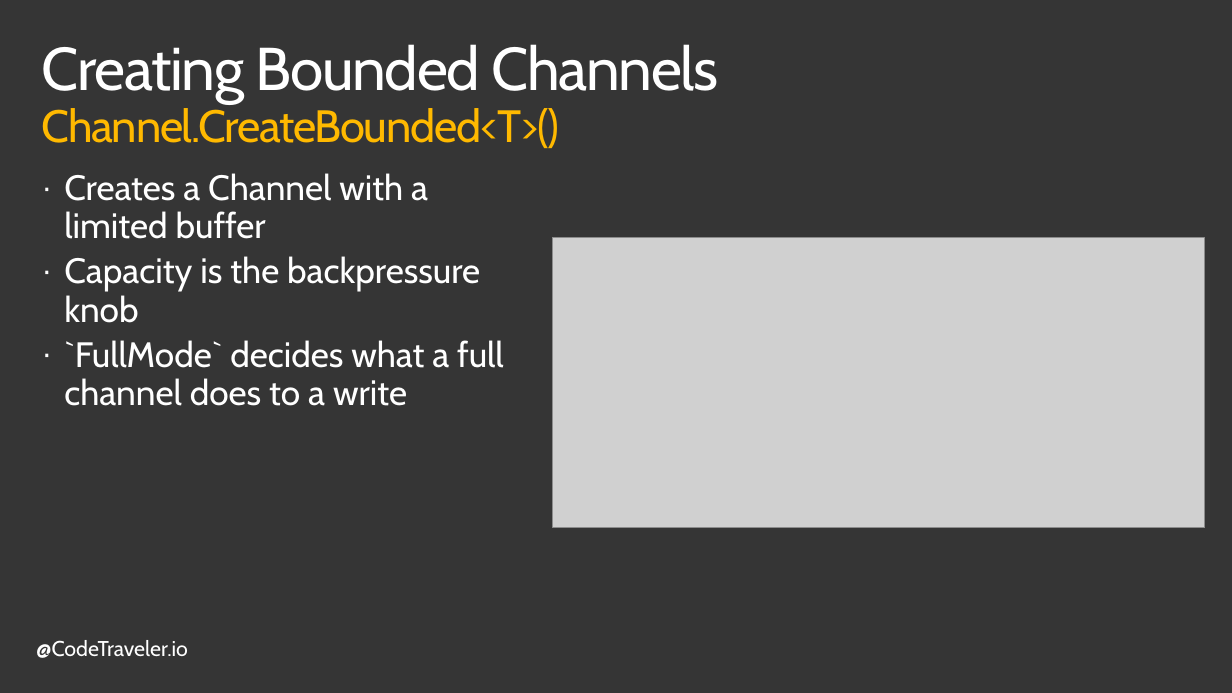
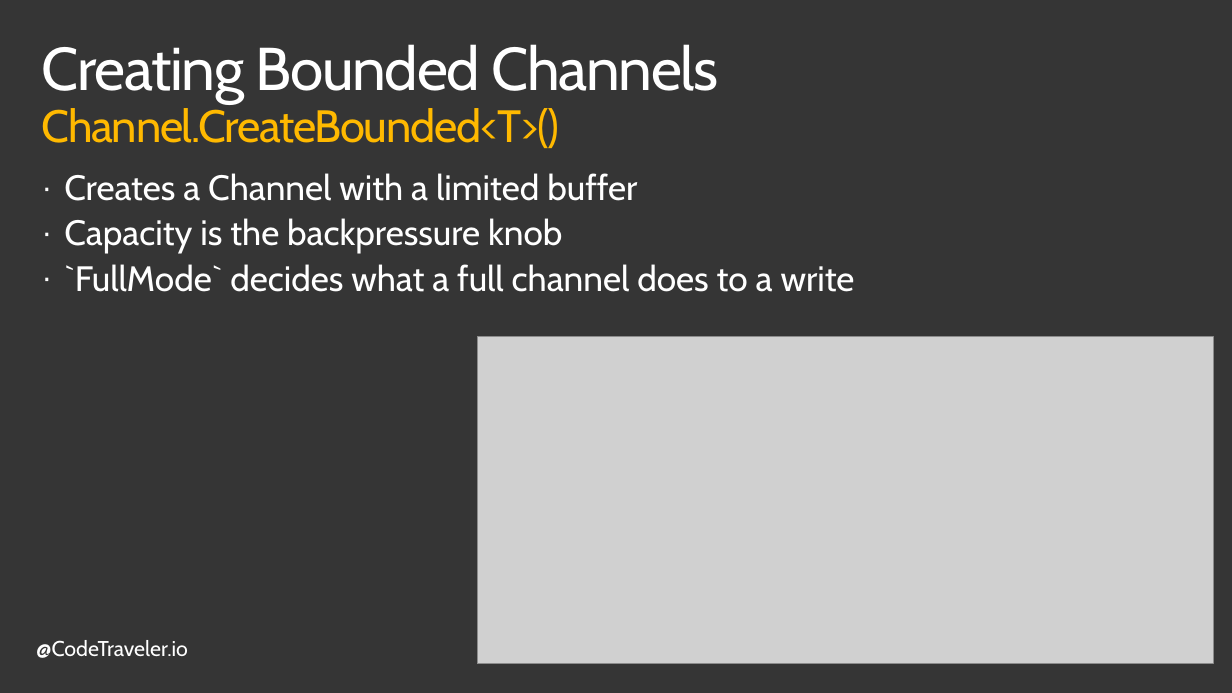
Before and after one commit to TheCodeTraveler/BecomeAnExpertWithAsyncAwait, a slide deck: slide 4 of 9. Channels/Channels.pptx (slide 7 before the commit). Drawn at 1232x693 pixels with LibreOffice and Linux fonts; fonts in the diff are those of the drawing; grey boxes stand for pictures; background and template pictures are left out. Boxes give left, top, right and bottom in pixels: in the first picture for what was removed or moved away, otherwise in the second. Text is boxed around its words. In the diff, an @@ line names an element or a change of style, - is before the commit and + after.

```diff
--- a/9. Channels/Channels.pptx
+++ b/9. Channels/Channels.pptx
@@ text "Creates a Channel with a ..." rewrapped from bbox=[64, 173, 504, 406] to bbox=[64, 173, 855, 292] @@
@@ picture: place and size @@
-picture at bbox=[553, 237, 1205, 528]
+picture at bbox=[477, 336, 1214, 664]
```
Also in this commit, not shown: 7 other slides changed, 1 slide added, 6 slides removed.
